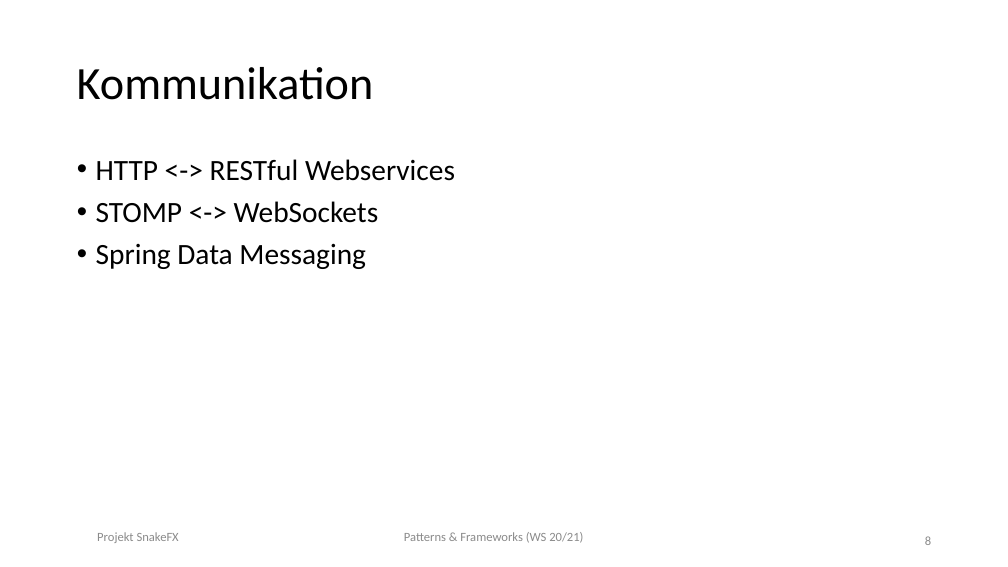
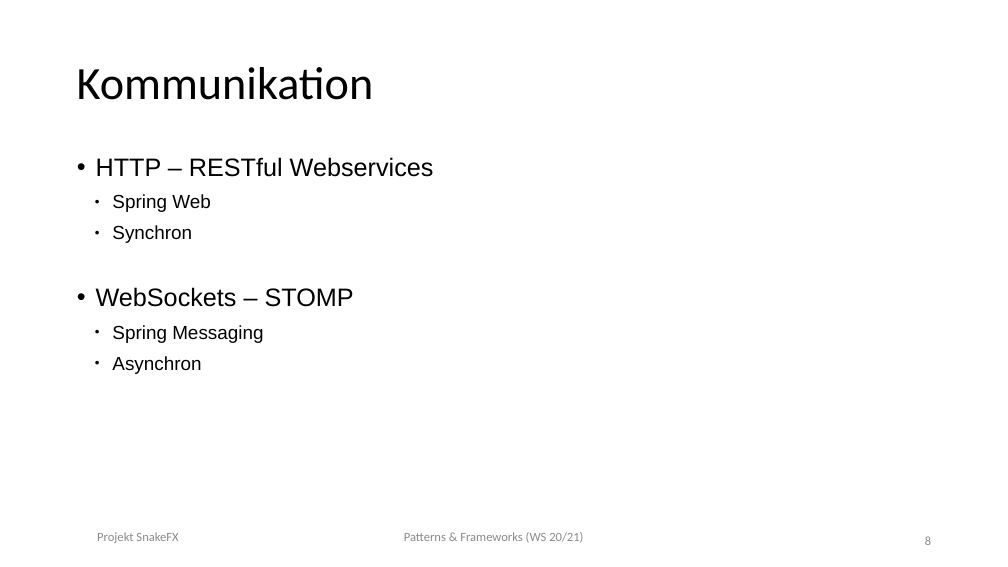
Before and after one commit to Bummelnderboris/Patterns_and_Frameworks, a slide deck: slide 8 of docs/00000_abgabe_final/3_Prasentation/Wulfert_Reidel_PF_SnakeFX.pptx. Drawn at 1008x567 pixels with LibreOffice and Linux fonts; fonts in the diff are those of the drawing. Boxes give left, top, right and bottom in pixels: in the first picture for what was removed or moved away, otherwise in the second. Text is boxed around its words. In the diff, an @@ line names an element or a change of style, - is before the commit and + after.

```diff
--- a/docs/00000_abgabe_final/3_Prasentation/Wulfert_Reidel_PF_SnakeFX.pptx
+++ b/docs/00000_abgabe_final/3_Prasentation/Wulfert_Reidel_PF_SnakeFX.pptx
@@ text at (96, 157, 434, 374): text changed; size 28 to 18 pt; font Calibri to Arial @@
-• HTTP <-> RESTful Webservices
-• STOMP <-> WebSockets
-• Spring Data Messaging
+• HTTP – RESTful Webservices
+  ● Spring Web
+  ● Synchron
+• WebSockets – STOMP
+  ● Spring Messaging
+  ● Asynchron
```
Also in this commit, not shown: 7 other slides changed, 5 slides added, 5 other files.
